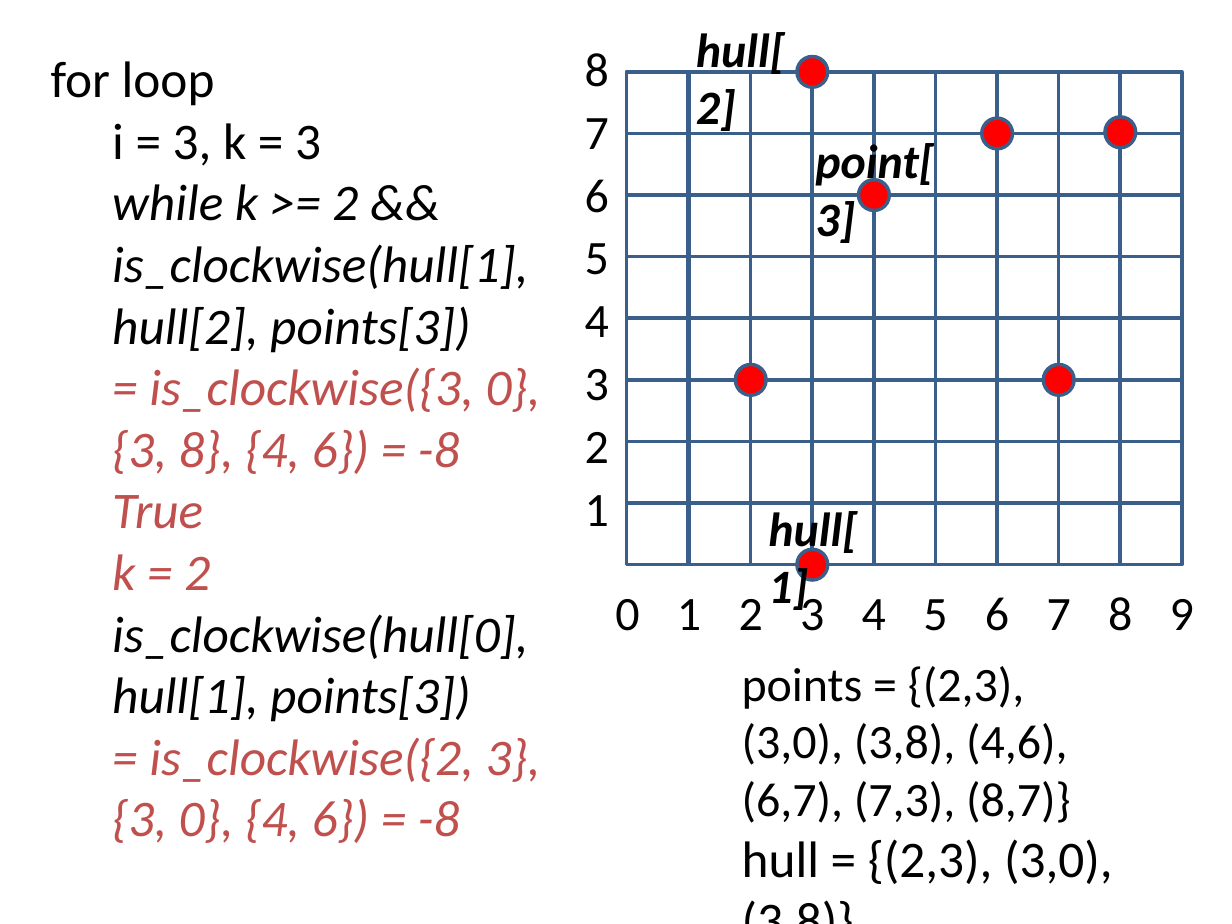
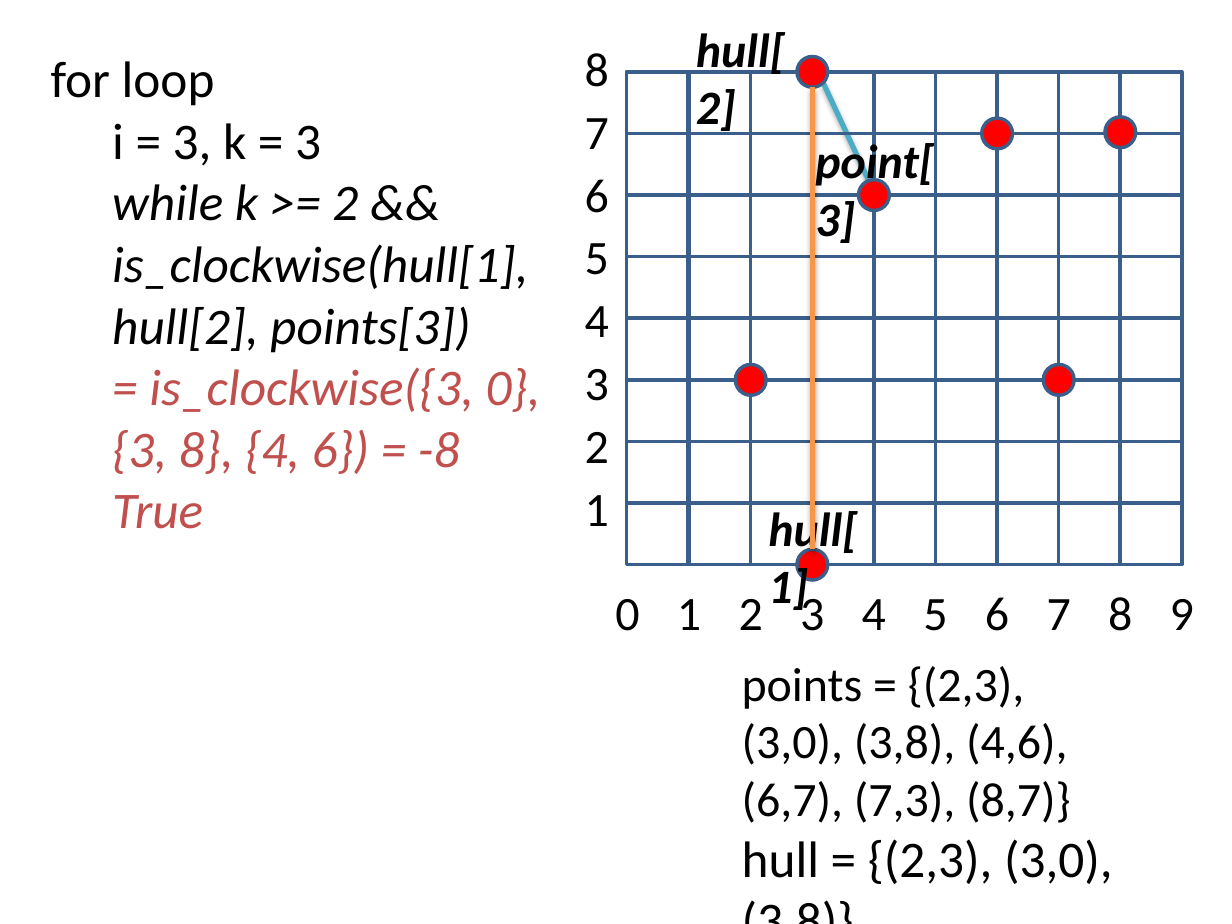
Before and after one commit to arsura/Algorithm, a slide deck: slide 6 of Source Code/Convex Hull/Convex Hull.pptx (slide 5 before the commit). Drawn at 1232x924 pixels with LibreOffice and Linux fonts; fonts in the diff are those of the drawing. Boxes give left, top, right and bottom in pixels: in the first picture for what was removed or moved away, otherwise in the second. Text is boxed around its words. In the diff, an @@ line names an element or a change of style, - is before the commit and + after.

```diff
--- a/Source Code/Convex Hull/Convex Hull.pptx
+++ b/Source Code/Convex Hull/Convex Hull.pptx
@@ line added from (812, 549) to (812, 87), #F79646 3 pt @@
@@ line added from (823, 83) to (869, 180), #4BACC6 3 pt @@
@@ text at <box>112,554,541,843</box>: paragraphs removed @@
-  k = 2
-  is_clockwise(hull[0], hull[1], points[3])
-  = is_clockwise({2, 3}, {3, 0}, {4, 6}) = -8
```
Also in this commit, not shown: 4 other slides changed, 5 slides added, 3 other files.
